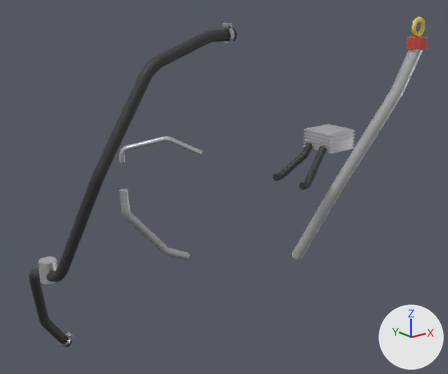
What one commit did to the glTF model models/da40/da40-oil.glb.
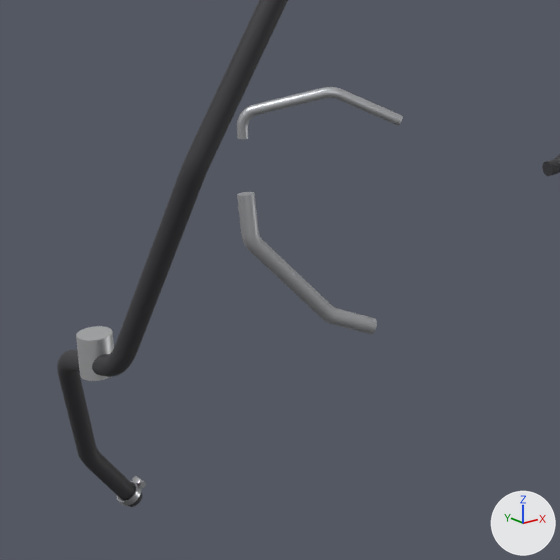
Old and new are each drawn whole from a 50 mm lens placed at (-0.768, -2.409, 1.517), pointed at (-0.022, -1.477, 1.144) and again close up on the part from 0% to 63% of the width and 25% to 100% of the height. Lighting does not change. The marker at lower right points along +X, +Y and +Z. The last two pictures show the newer version. Where no turn or scale is listed for an object, it has been applied to the vertices. Vertices at exactly the same position are counted once.

The older version as bpy lines, for what is in view:
```python
me_breather_bypass_valve = bpy.data.meshes.new('Breather bypass valve')
me_breather_bypass_valve.from_pydata(...)  # a 16-sided cylinder along z spanning x -0.016..0.016, y -0.016..0.016, z -0.02..0.02
me_breather_bypass_valve.materials.append(mat_ae300_cast_aluminium)  # light grey #d1d3d4
me_crankcase_breather_hose = bpy.data.meshes.new('Crankcase breather hose')
me_crankcase_breather_hose.from_pydata(...)  # 928 vertices, 1828 faces; spans x -0.147..0.147, y -0.18..0.18, z -0.35..0.35
# faces by material slot: [988, 840]
me_crankcase_breather_hose.materials.append(mat_ae300_coolant_hose__black_rubber)  # dark grey #353538
me_crankcase_breather_hose.materials.append(mat_ae300_steel)  # light grey #cbcdd0
me_turbocharger_oil_return_line = bpy.data.meshes.new('Turbocharger oil return line')
me_turbocharger_oil_return_line.from_pydata(...)  # 176 vertices, 348 faces; spans x -0.065..0.065, y -0.023..0.023, z -0.081..0.081
me_turbocharger_oil_return_line.materials.append(mat_ae300_oil_hose__braided_steel)  # light grey #bfc0c4
ob_breather_bypass_valve = bpy.data.objects.new('Breather bypass valve', me_breather_bypass_valve)
ob_breather_bypass_valve.location = (-0.37, -1.4, 1.034)
ob_crankcase_breather_hose = bpy.data.objects.new('Crankcase breather hose', me_crankcase_breather_hose)
ob_crankcase_breather_hose.location = (-0.232, -1.413, 1.119)
ob_turbocharger_oil_return_line = bpy.data.objects.new('Turbocharger oil return line', me_turbocharger_oil_return_line)
ob_turbocharger_oil_return_line.location = (-0.178, -1.465, 1.093)
# also in view: 'Turbocharger oil feed line' at (-0.177, -1.49, 1.249)
```
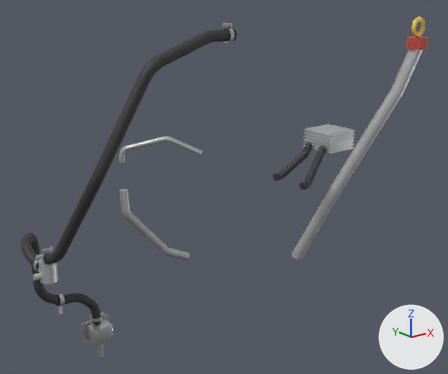
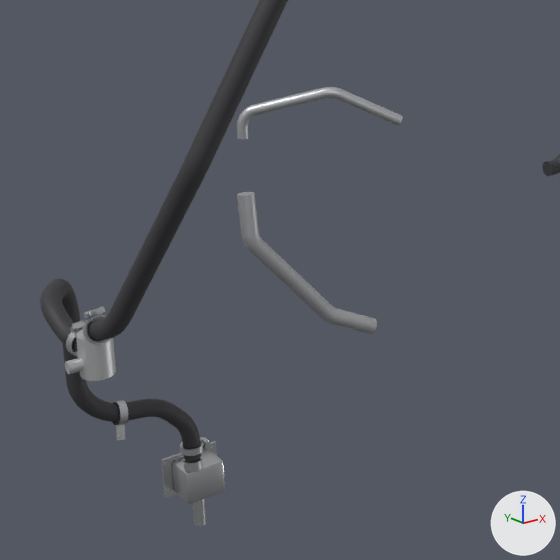
Where the newer file only moved an object's origin or applied its transform, the numbers keep the older frame.

The change in detail:
Material 'AE300 rubber' (mat_ae300_rubber) is new.
Its base color is (0.03, 0.03, 0.035) (dark grey #303035).
Its roughness is 0.7.
me_breather_bypass_valve is used by ob_breather_bypass_valve; location (-0.37, -1.4, 1.034).
me_breather_bypass_valve had 32 vertices, 60 faces and spanned x -0.016..0.016, y -0.016..0.016, z -0.02..0.02.
me_breather_bypass_valve now has 80 vertices, 148 faces and spans x -0.028..0.016, y -0.016..0.024, z -0.02..0.02.
me_breather_bypass_valve part 1: a new loose piece, a 12-sided cylinder along x spanning x -0.028..-0.014, y -0.006..0.006, z -0.012..0.0, in mat_ae300_cast_aluminium (light grey #d1d3d4).
Other edits to the shape of me_breather_bypass_valve do not show in these pictures.
me_crankcase_breather_hose is used by ob_crankcase_breather_hose; location (-0.232, -1.413, 1.119).
me_crankcase_breather_hose had 928 vertices, 1828 faces and spanned x -0.147..0.147, y -0.18..0.18, z -0.35..0.35.
me_crankcase_breather_hose now has 752 vertices, 1476 faces and spans x -0.151..0.147, y -0.18..0.017, z -0.072..0.35.
me_crankcase_breather_hose part 2: the loose piece of 128 vertices spanning x -0.067..-0.041, y 0.154..0.18, z -0.345..-0.324 is multiplied about its middle by the matrix ((0.099, -0.995, 0.0), (0.849, 0.085, -0.522), (0.52, 0.052, 0.853)), then moved by (-0.083, -0.165, 0.277).
me_crankcase_breather_hose part 3: the loose piece of 56 vertices spanning x -0.046..-0.035, y 0.162..0.175, z -0.331..-0.32 is multiplied about its middle by the matrix ((0.1, -0.995, 0.0), (0.849, 0.085, -0.522), (0.52, 0.052, 0.853)), then moved by (-0.097, -0.16, 0.283).
me_crankcase_breather_hose part 4: the loose piece of 12 vertices spanning x -0.044..-0.036, y 0.159..0.163, z -0.329..-0.322 is turned 84.3 degrees about the z axis through its middle, then moved by (-0.09, -0.152, 0.283).
me_crankcase_breather_hose part 5: 130 vertices moved from x -0.147..-0.089, y -0.149..-0.014, z -0.093..0.134 to x -0.148..-0.088, y -0.149..0.016, z -0.069..0.135; 188 vertices removed from x -0.147..-0.039, y -0.02..0.178, z -0.35..-0.077; 12 vertices added at x -0.148..-0.128, y 0.009..0.017, z -0.072..-0.053.
Other edits to the shape of me_crankcase_breather_hose do not show in these pictures.
Mesh me_engine_drain_collector is new.
It has 176 vertices, 320 faces and spans x -0.035..0.035, y -0.0222..0.0222, z -0.049..0.049.
It uses material mat_ae300_steel (light grey #cbcdd0).
Mesh me_crankcase_breather_hose_to_drain_collector is new.
It has 1120 vertices, 2212 faces and spans x -0.103..0.103, y -0.081..0.081, z -0.135..0.135.
Faces by material slot: [1372, 840].
It uses material mat_ae300_coolant_hose__black_rubber (dark grey #353538).
It uses material mat_ae300_steel (light grey #cbcdd0).
Mesh me_breather_hose_p_clamp__engine_mount is new.
It has 180 vertices, 352 faces and spans x -0.0086..0.0086, y -0.0134..0.0134, z -0.021..0.021.
Faces by material slot: [192, 160].
It uses material mat_ae300_steel (light grey #cbcdd0).
It uses material mat_ae300_rubber (dark grey #303035).
Object 'Engine drain collector' (ob_engine_drain_collector) is new; it shows me_engine_drain_collector.
Its location is (-0.19, -1.223, 0.743).
Object 'Crankcase breather hose to drain collector' (ob_crankcase_breather_hose_to_drain_collector) is new; it shows me_crankcase_breather_hose_to_drain_collector.
Its location is (-0.284, -1.303, 0.93).
Object 'Breather hose P-clamp (engine mount)' (ob_breather_hose_p_clamp__engine_mount) is new; it shows me_breather_hose_p_clamp__engine_mount.
Its location is (-0.287, -1.237, 0.872).

Boxes [x1, y1, x2, y2] around the edits, measured in the close-ups (560 x 560 px; the box of a moved part takes in the faces that stretch with it):
'Crankcase breather hose', reshaped
    before: [57, 0, 288, 507]
    after: [83, 0, 288, 345]
'Crankcase breather hose to drain collector', added
    after: [40, 278, 211, 461]
    faces in mat_ae300_coolant_hose__black_rubber (dark grey #353538): [40, 278, 201, 461]
    faces in mat_ae300_steel (light grey #cbcdd0): [66, 320, 211, 456]
'Engine drain collector', added
    after: [161, 441, 225, 526]
'Breather hose P-clamp (engine mount)', added
    after: [112, 400, 129, 440]
    faces in mat_ae300_steel (light grey #cbcdd0): [114, 400, 128, 440]
part 1 of me_breather_bypass_valve, added
    after: [65, 358, 84, 374]
part 2 of me_crankcase_breather_hose, moved or reshaped
    before: [117, 481, 141, 506]
    after: [83, 315, 112, 345]
part 3 of me_crankcase_breather_hose, moved or reshaped
    before: [132, 476, 142, 485]
    after: [88, 308, 103, 318]
part 4 of me_crankcase_breather_hose, moved or reshaped
    before: [139, 481, 146, 488]
    after: [99, 306, 106, 315]
part 5 of me_crankcase_breather_hose, cut back
    before: [57, 172, 206, 507]
    after: [87, 172, 205, 341]
